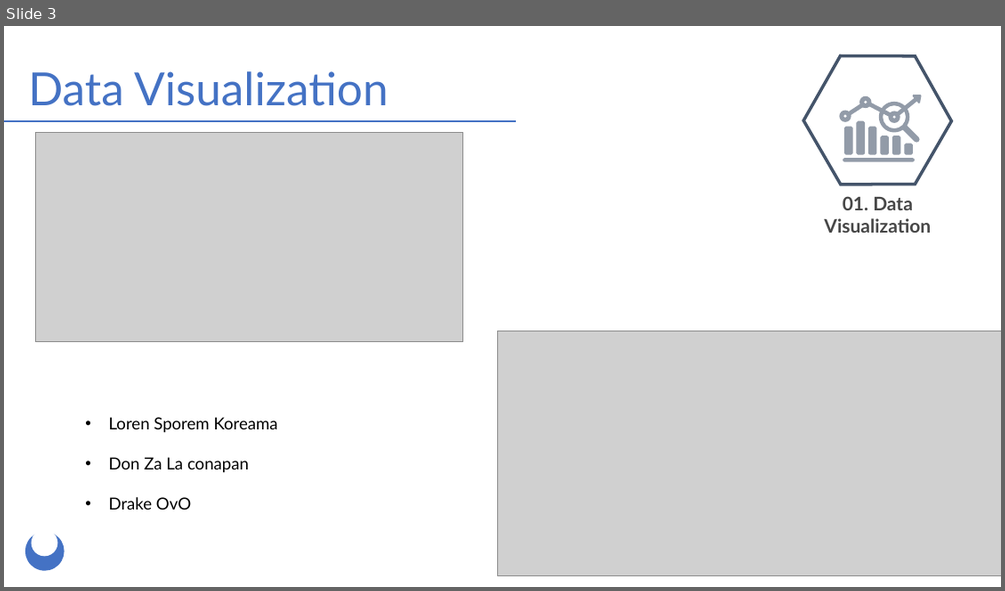
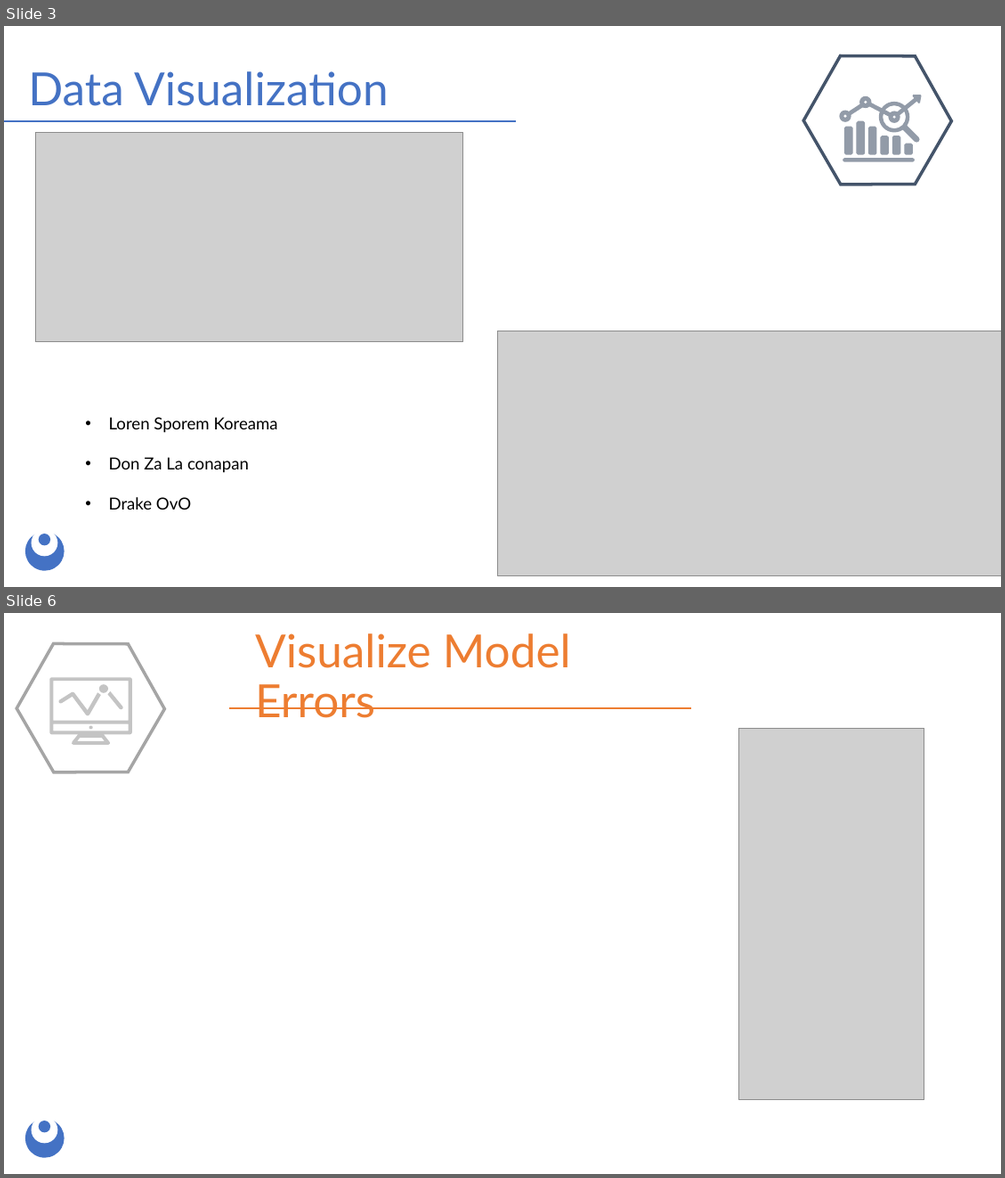
Before and after one commit to KyoldFusion/BreastCancerML, a slide deck: Presentation/MachineLearning.pptx. Shown one above the other, each under a label of ours: slide 3 before the commit, slides 3 and 6 after it; the slides between them are not shown. The pictures are 1005x591 and 1005x1178 pixels, drawn with LibreOffice and Linux fonts; fonts in the diff are those of the drawing; grey boxes stand for pictures. Boxes give left, top, right and bottom in pixels: in the first picture for what was removed or moved away, otherwise in the second. Text is boxed around its words. In the diff, an @@ line names an element or a change of style, - is before the commit and + after.

```diff
--- a/Presentation/MachineLearning.pptx
+++ b/Presentation/MachineLearning.pptx
@@ slide 6 added at (x1=4, y1=613, x2=1001, y2=1174), background #FFFFFF; not listed: 3 template elements that a slide beside it also shows @@
@@ title added at (x1=255, y1=633, x2=571, y2=718), 44 pt, text #ED7D31 @@
+Visualize Model Errors
@@ freeform shape added at (x1=16, y1=643, x2=165, y2=772), outline #A5A5A5 3 pt @@
@@ group added at (x1=49, y1=677, x2=132, y2=745): 3 freeform shapes, 2 ellipses @@
@@ line added from (230, 708) to (691, 708), #ED7D31 1.5 pt @@
@@ picture added at (x1=739, y1=728, x2=924, y2=1100) @@
@@ slide 3 changed as well @@
@@ text removed at (x1=824, y1=196, x2=930, y2=232) @@
-01. Data Visualization
@@ ellipse added at (x1=39, y1=534, x2=50, y2=546), fill #4472C4 @@
```
Also in this commit, not shown: 4 other slides changed, 5 other slides added.
